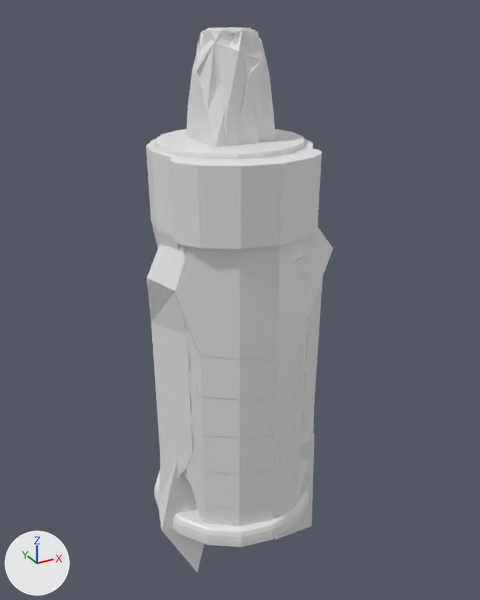
An edit to the Blender file isometric buildings/6/Cylinder.blend, drawn before and after from the same camera.
One viewpoint serves both versions: a 50 mm lens placed at (-6.49, -12.2, 11.45), pointed at (0.22, 0.0, 5.35). Lighting does not change. The marker at lower left points along +X, +Y and +Z. The same objects are shown in both versions, whatever each file hides.
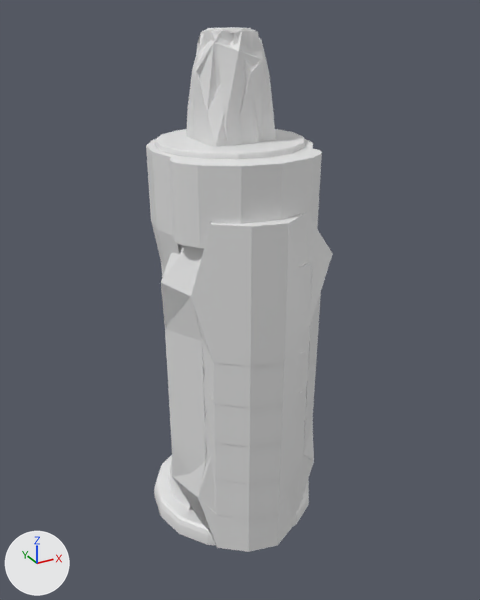
What differs and where, as boxes [x1, y1, x2, y2] in the pictures (480 x 600 px):
'Cylinder.002', reshaped, moved, turned, rescaled: before [147, 227, 333, 572]; after [161, 212, 333, 552]

What the commit changed:
me_cylinder_002 is used by ob_cylinder_002; location (0.0, 0.0, 5.83); scale (2.0, 2.0, 5.8).
me_cylinder_002 had 42 vertices, 0 faces, 46 loose edges and spanned x -0.754..0.633, y -0.692..-0.157, z -0.926..0.259.
me_cylinder_002 now has 40 vertices, 0 faces, 44 loose edges and spans x -0.724..0.601, y -0.808..-0.273, z -0.925..0.259.
me_cylinder_002 part 1: the whole mesh is rebuilt.
Object 'Cylinder.002' (ob_cylinder_002) moves from (0.0, 0.0, 5.83) to (-0.09, -0.13, 5.83).
Object 'Cylinder.002' (ob_cylinder_002) turns from (0, 0, 0) to (0, 0, 1.8) degrees about x, y and z.
Object 'Cylinder.002' (ob_cylinder_002) is rescaled from (2.0, 2.0, 5.8) to (1.83, 2.0, 5.8).
